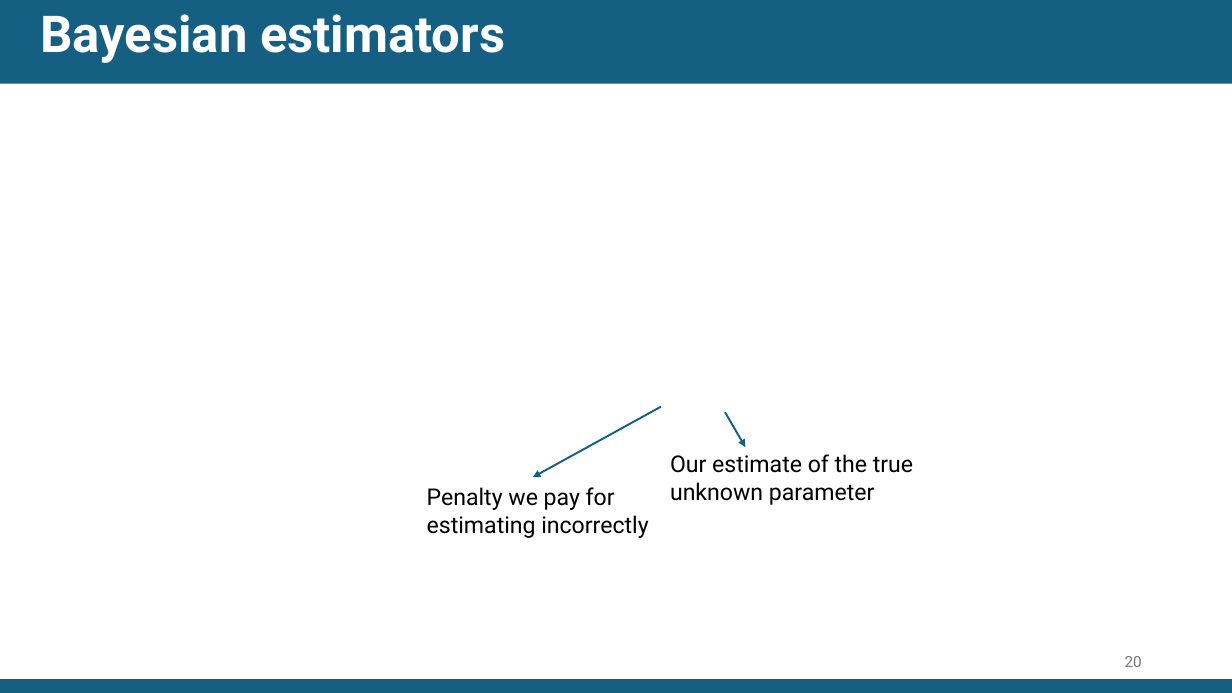
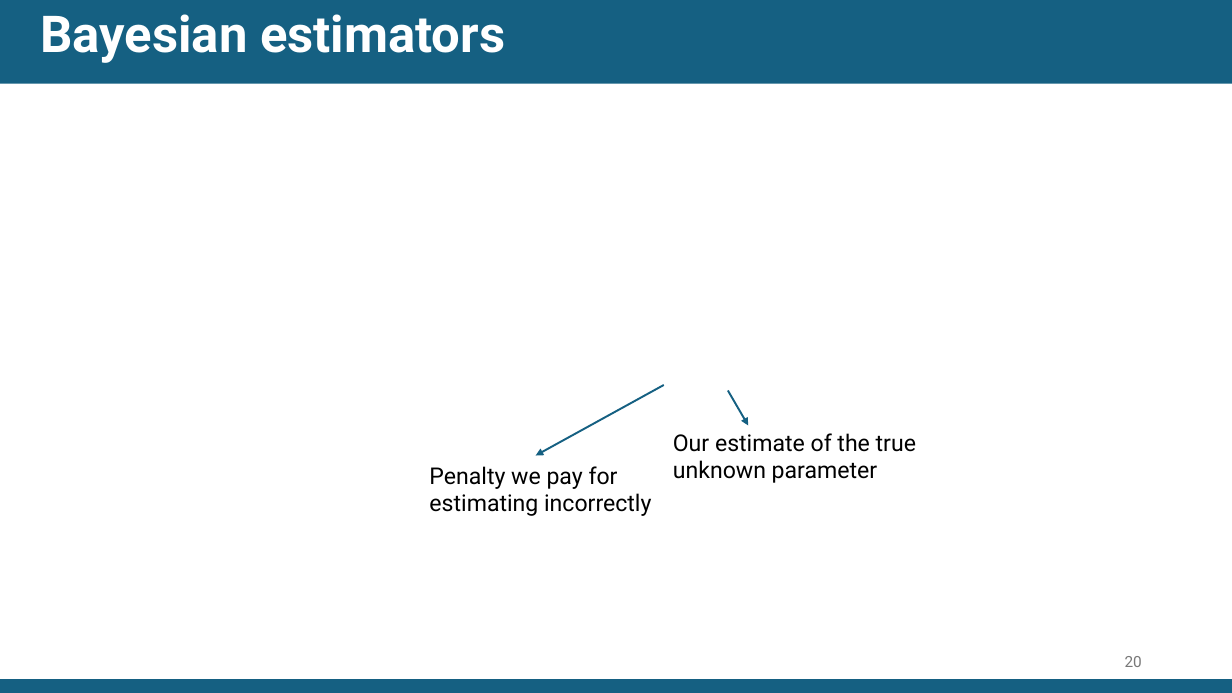
Before and after one commit to EdsonUtazi/CISON_Workshop_Nigeria, a slide deck: slide 20 of Day 1 files/Bayesian inference and computation using INLA and inlabru.pptx. Drawn at 1232x693 pixels with LibreOffice and Linux fonts; fonts in the diff are those of the drawing; grey boxes stand for pictures. Boxes give left, top, right and bottom in pixels: in the first picture for what was removed or moved away, otherwise in the second. Text is boxed around its words. In the diff, an @@ line names an element or a change of style, - is before the commit and + after.

Commit message:
updated Bayes slides

```diff
--- a/Day 1 files/Bayesian inference and computation using INLA and inlabru.pptx
+++ b/Day 1 files/Bayesian inference and computation using INLA and inlabru.pptx
@@ 2 texts, 1 arrow: place and size @@
-2 texts, 1 arrow at [427, 407, 913, 538]
+2 texts, 1 arrow at [429, 385, 916, 516]
@@ arrow moved from (726, 412) - (746, 447) to (728, 391) - (749, 426) @@
```
Also in this commit, not shown: 5 other slides changed, 1 slide added, 1 slide removed.
